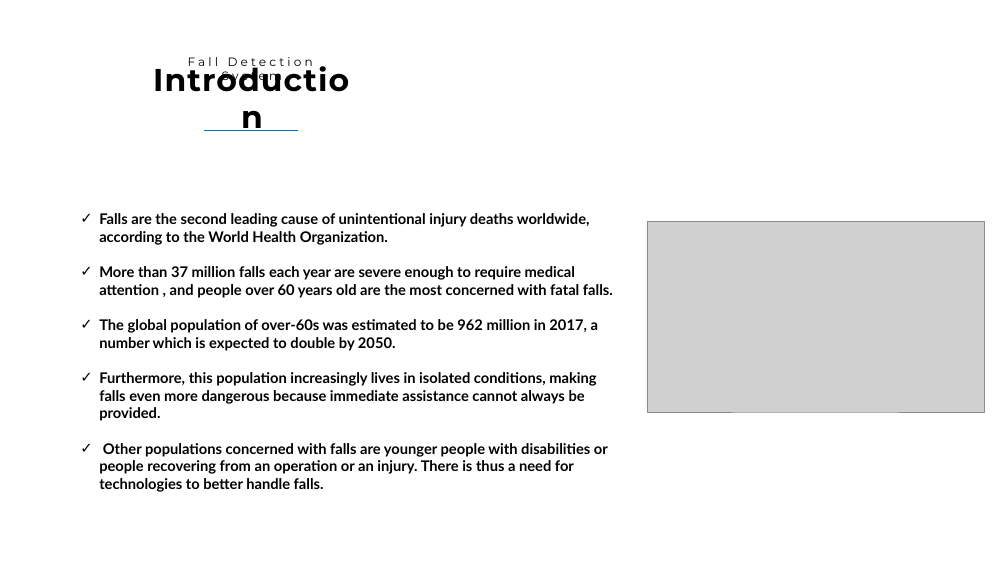
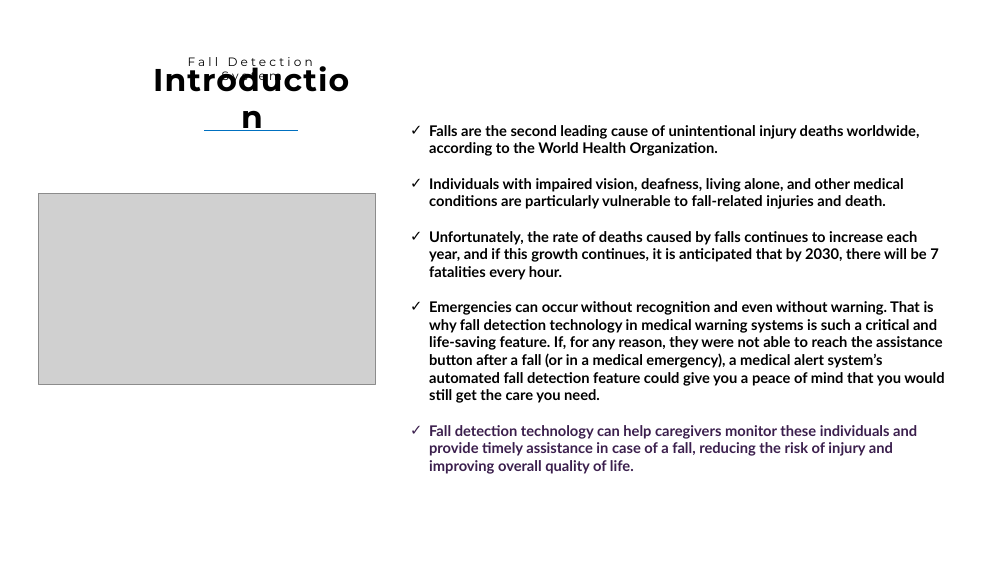
Before and after one commit to khadija-kamal/graduation_project, a slide deck: slide 6 of Fall Detection - presentation.pptx (slide 4 before the commit). Drawn at 1008x567 pixels with LibreOffice and Linux fonts; fonts in the diff are those of the drawing; grey boxes stand for pictures. Boxes give left, top, right and bottom in pixels: in the first picture for what was removed or moved away, otherwise in the second. Text is boxed around its words. In the diff, an @@ line names an element or a change of style, - is before the commit and + after.

Commit message:
last-update with accuracy - and everything was completed ALHAMDULIALLAH

```diff
--- a/Fall Detection - presentation.pptx
+++ b/Fall Detection - presentation.pptx
@@ text "Falls are the second leading ...": place and size @@
-text "Falls are the second leading ..." at [99,213,613,492]
+text "Falls are the second leading ..." at [429,125,944,474]
@@ text at [429,178,944,474]: text changed @@
-✓ More than 37 million falls each year are severe enough to require medical attention , and people over 60 years old are the most concerned with fatal falls.
-✓ The global population of over-60s was estimated to be 962 million in 2017, a number which is expected to double by 2050.
-✓ Furthermore, this population increasingly lives in isolated conditions, making falls even more dangerous because immediate assistance cannot always be provided.
-✓ Other populations concerned with falls are younger people with disabilities or people recovering from an operation or an injury. There is thus a need for technologies to better handle falls.
+✓ Individuals with impaired vision, deafness, living alone, and other medical conditions are particularly vulnerable to fall-related injuries and death.
+✓ Unfortunately, the rate of deaths caused by falls continues to increase each year, and if this growth continues, it is anticipated that by 2030, there will be 7 fatalities every hour.
+✓ Emergencies can occur without recognition and even without warning. That is why fall detection technology in medical warning systems is such a critical and life-saving feature. If, for any reason, they were not able to reach the assistance button after a fall (or in a medical emergency), a medical alert system’s automated fall detection feature could give you a peace of mind that you would still get the care you need.
+✓ Fall detection technology can help caregivers monitor these individuals and provide timely assistance in case of a fall, reducing the risk of injury and improving overall quality of life.
@@ picture: place and size @@
-picture at [647,222,984,412]
+picture at [39,194,375,384]
```
Also in this commit, not shown: 3 other slides changed, 2 slides added, 1 other file.
